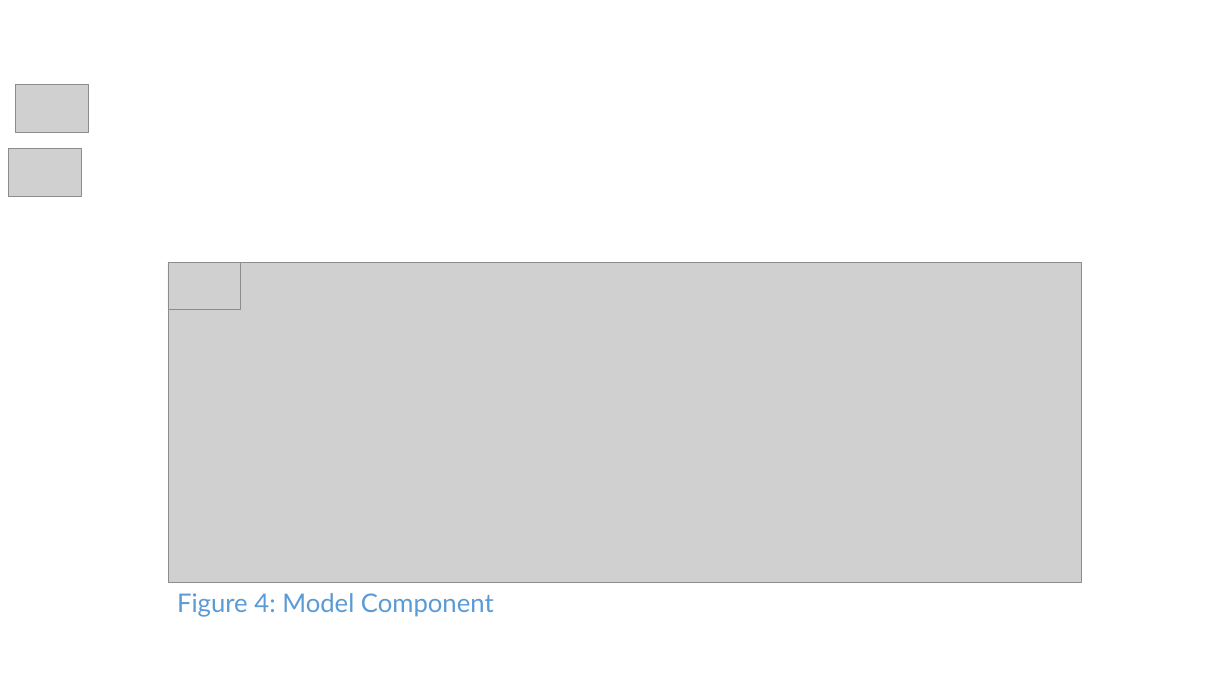
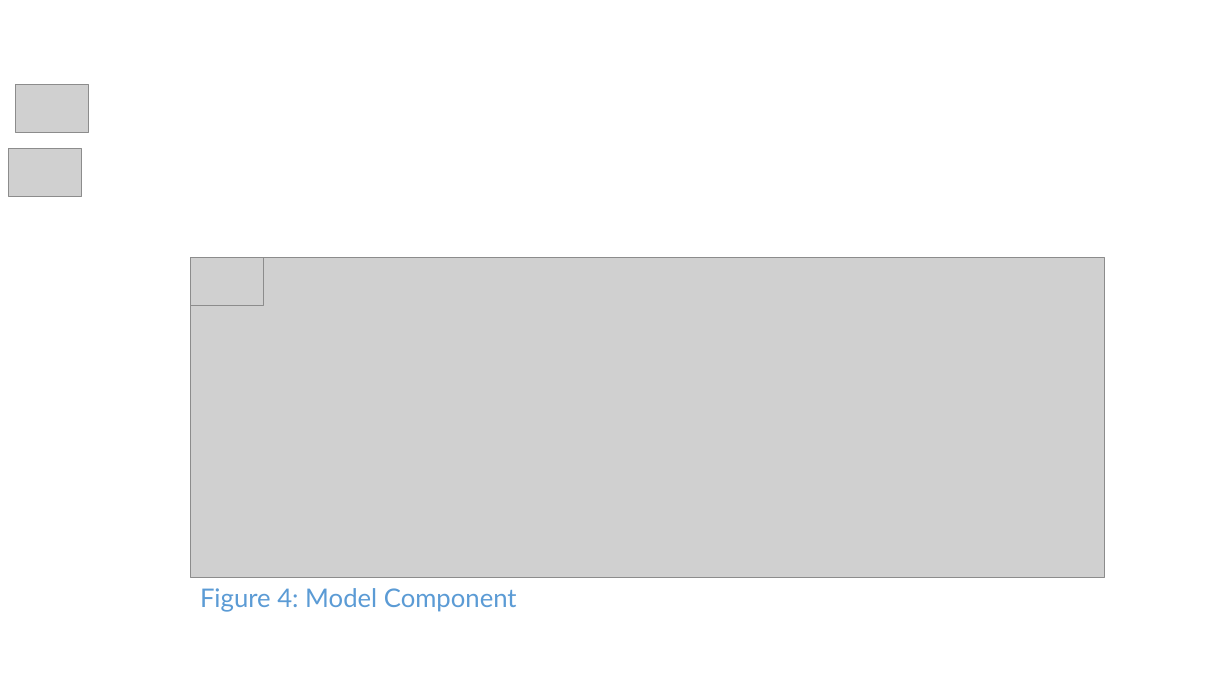
Before and after one commit to CS2103AUG2016-W11-C1/main, a slide deck: slide 4 of doc/DeveloperGuide.pptx (slide 5 before the commit). Drawn at 1232x693 pixels with LibreOffice and Linux fonts; fonts in the diff are those of the drawing; grey boxes stand for pictures. Boxes give left, top, right and bottom in pixels: in the first picture for what was removed or moved away, otherwise in the second. Text is boxed around its words. In the diff, an @@ line names an element or a change of style, - is before the commit and + after.

```diff
--- a/doc/DeveloperGuide.pptx
+++ b/doc/DeveloperGuide.pptx
@@ 2 pictures, 1 text: place and size @@
-2 pictures, 1 text at box(168, 262, 1082, 617)
+2 pictures, 1 text at box(191, 258, 1105, 612)
```
Also in this commit, not shown: 2 other slides changed, 1 slide added, 3 slides removed, 4 other files.
